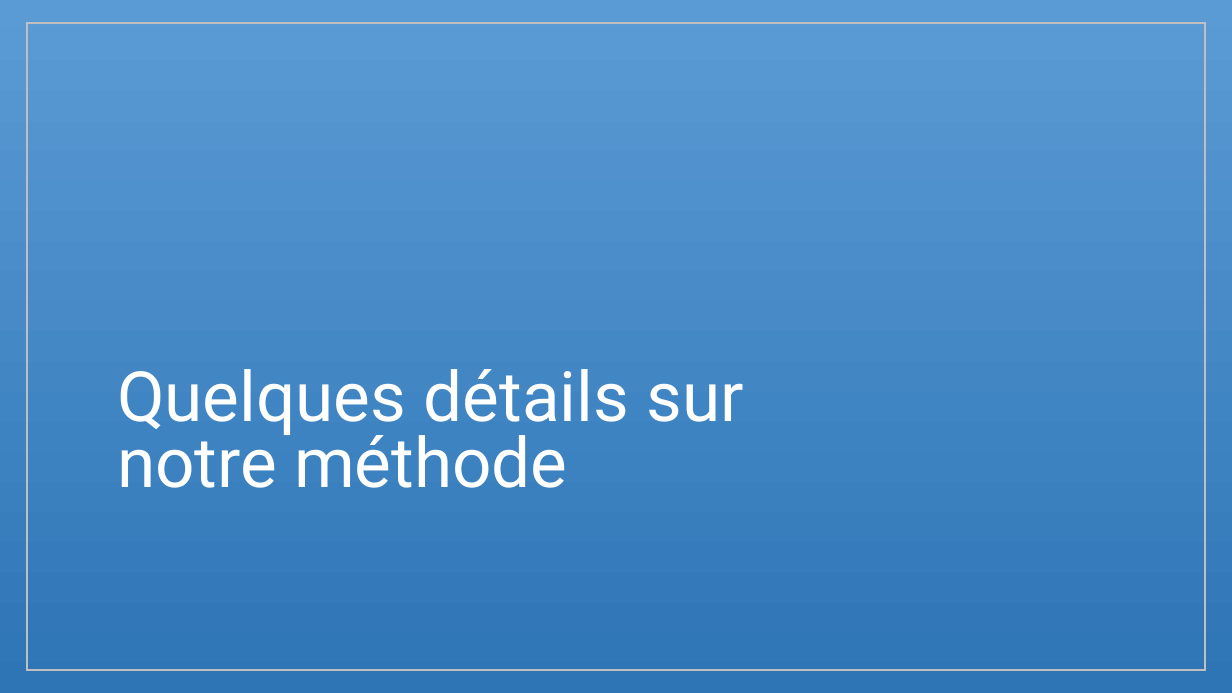
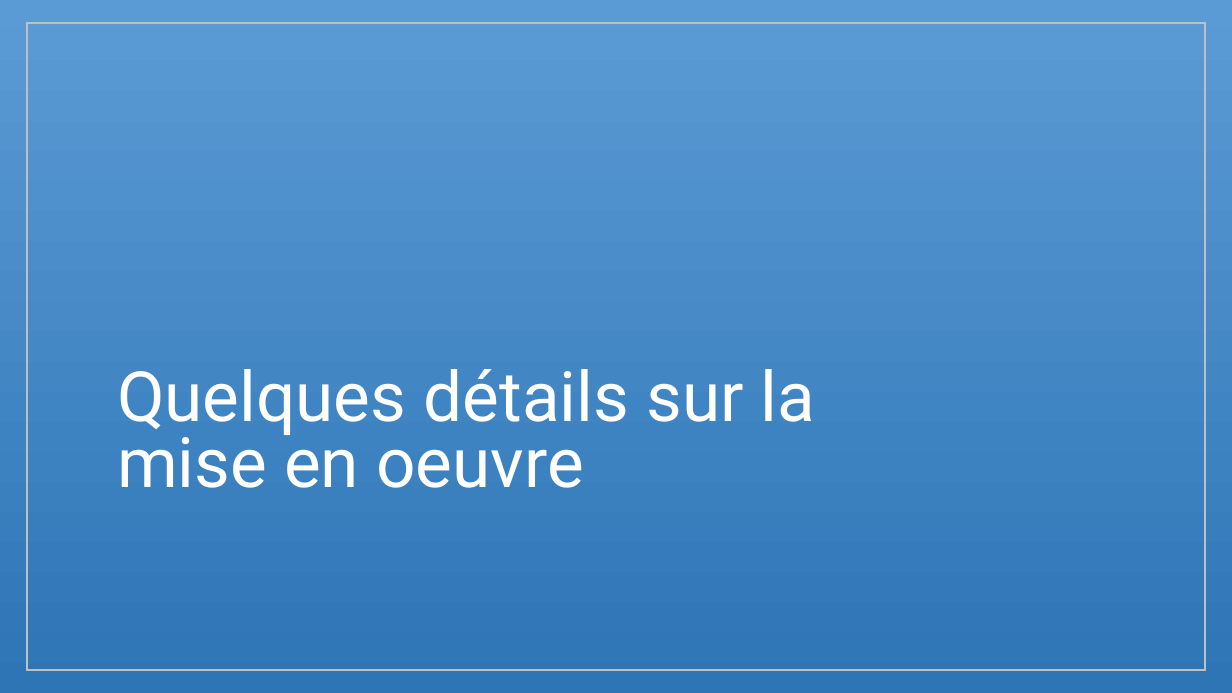
Before and after one commit to Arcyno/tl_voix, a slide deck: slide 8 of Presentation.pptx. Drawn at 1232x693 pixels with LibreOffice and Linux fonts; fonts in the diff are those of the drawing. Boxes give left, top, right and bottom in pixels: in the first picture for what was removed or moved away, otherwise in the second. Text is boxed around its words. In the diff, an @@ line names an element or a change of style, - is before the commit and + after.

```diff
--- a/Presentation.pptx
+++ b/Presentation.pptx
@@ title at <box>117,369,815,488</box>: text changed @@
-Quelques détails sur notre méthode
+Quelques détails sur la mise en oeuvre
```
Also in this commit, not shown: 8 other slides changed, 6 other files.
